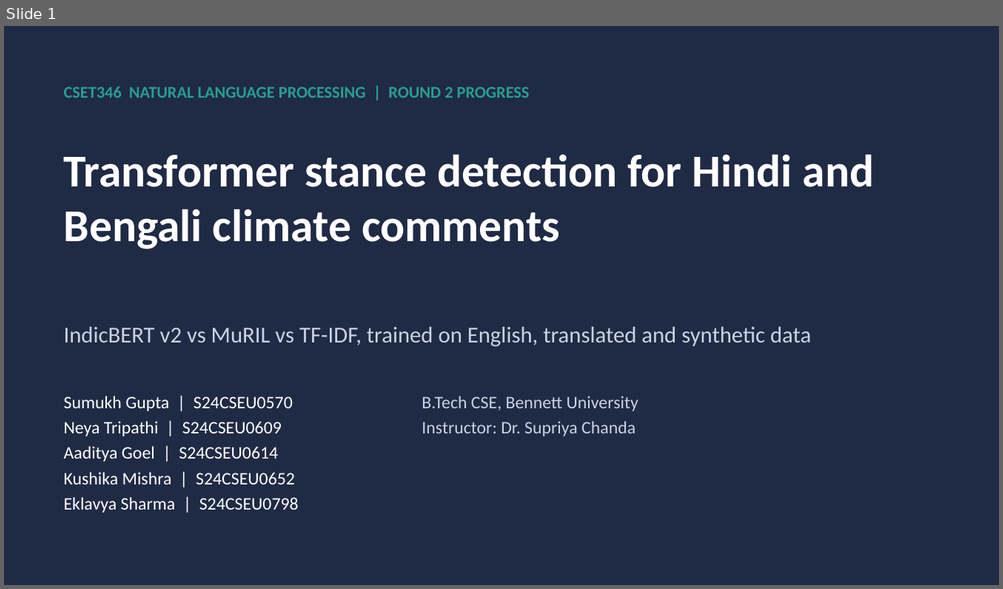
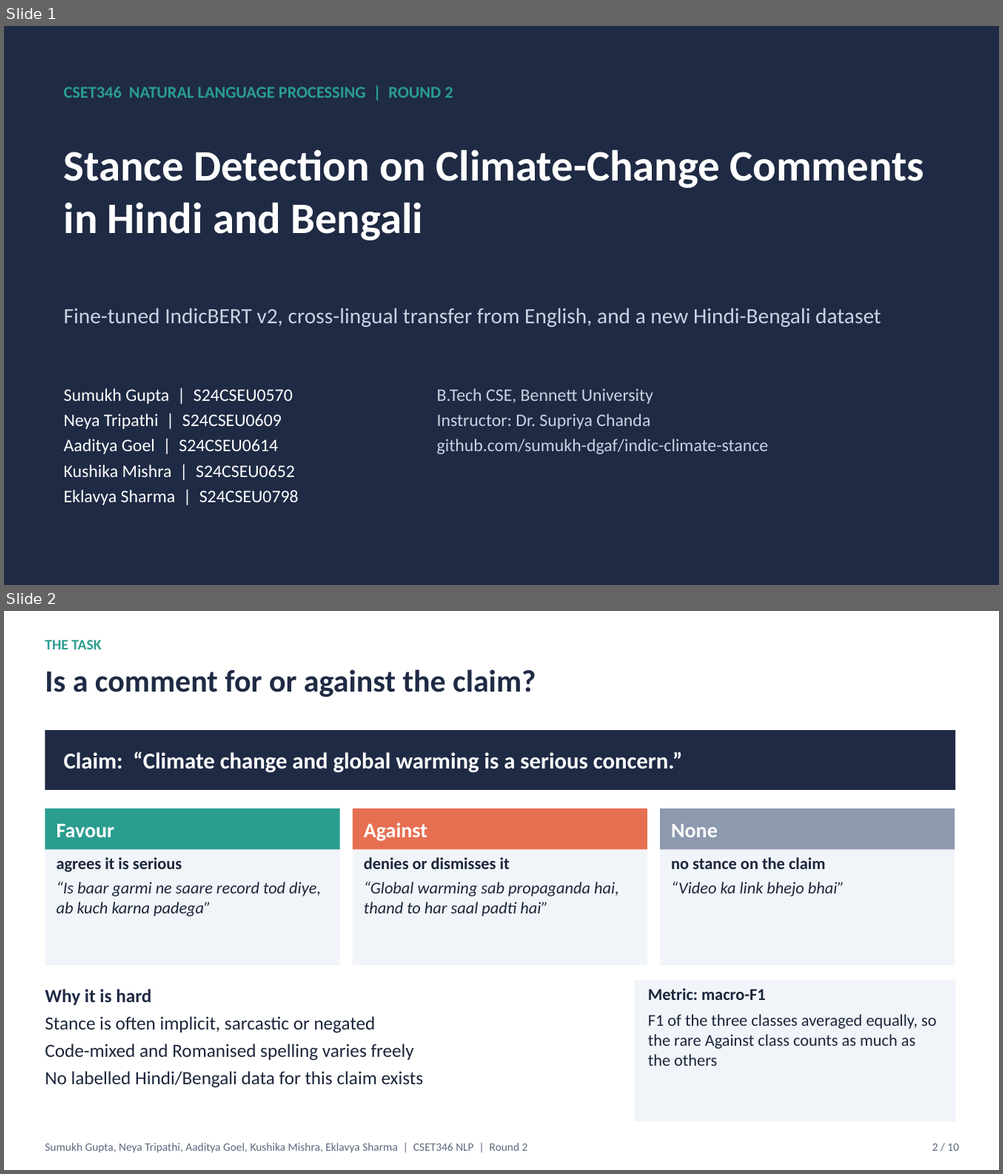
Before and after one commit to sumukh-dgaf/indic-climate-stance, a slide deck: outputs/Round2_Deck.pptx. Shown one above the other, each under a label of ours: slide 1 before the commit, slides 1 and 2 after it. The pictures are 1003x589 and 1003x1174 pixels, drawn with LibreOffice and Linux fonts; fonts in the diff are those of the drawing. Boxes give left, top, right and bottom in pixels: in the first picture for what was removed or moved away, otherwise in the second. Text is boxed around its words. In the diff, an @@ line names an element or a change of style, - is before the commit and + after.

```diff
--- a/outputs/Round2_Deck.pptx
+++ b/outputs/Round2_Deck.pptx
@@ slide 2 added at (x1=4, y1=611, x2=999, y2=1170), background #FFFFFF @@
@@ text added at (x1=45, y1=640, x2=101, y2=649), 14 pt, text #2A9D8F, bold @@
+THE TASK
@@ text added at (x1=45, y1=669, x2=535, y2=697), 30 pt, text #1F2A44, bold @@
+Is a comment for or against the claim?
@@ rectangle added at (x1=45, y1=730, x2=956, y2=790), fill #1F2A44, 22 pt, text #FFFFFF, bold @@
+Claim: “Climate change and global warming is a serious concern.”
@@ rectangle added at (x1=45, y1=809, x2=340, y2=850), fill #2A9D8F, 20 pt, text #FFFFFF, bold @@
+Favour
@@ rectangle added at (x1=353, y1=809, x2=647, y2=850), fill #E76F51, 20 pt, text #FFFFFF, bold @@
+Against
@@ rectangle added at (x1=660, y1=809, x2=955, y2=850), fill #8D99AE, 20 pt, text #FFFFFF, bold @@
+None
@@ rectangle added at (x1=45, y1=850, x2=340, y2=965), fill #F1F4F8, 16 pt, text #1B263B, italic @@
+agrees it is serious
+“Is baar garmi ne saare record tod diye, ab kuch karna padega”
@@ rectangle added at (x1=353, y1=850, x2=647, y2=965), fill #F1F4F8, 16 pt, text #1B263B, italic @@
+denies or dismisses it
+“Global warming sab propaganda hai, thand to har saal padti hai”
@@ rectangle added at (x1=660, y1=850, x2=955, y2=965), fill #F1F4F8, 16 pt, text #1B263B, italic @@
+no stance on the claim
+“Video ka link bhejo bhai”
@@ rectangle added at (x1=634, y1=980, x2=956, y2=1122), fill #F1F4F8, 16 pt, text #1B263B @@
+Metric: macro-F1
+F1 of the three classes averaged equally, so the rare Against class counts as much as the others
@@ text added at (x1=45, y1=989, x2=424, y2=1088), 18 pt, text #1B263B @@
+Why it is hard
+Stance is often implicit, sarcastic or negated
+Code-mixed and Romanised spelling varies freely
+No labelled Hindi/Bengali data for this claim exists
@@ text added at (x1=45, y1=1143, x2=528, y2=1153), 11 pt, text #5C677D @@
+Sumukh Gupta, Neya Tripathi, Aaditya Goel, Kushika Mishra, Eklavya Sharma | CSET346 NLP | Round 2
@@ text added at (x1=932, y1=1144, x2=959, y2=1151), 11 pt, text #5C677D @@
+2 / 10
@@ slide 1 changed as well @@
@@ text at (x1=64, y1=87, x2=452, y2=98): text changed @@
-CSET346 NATURAL LANGUAGE PROCESSING | ROUND 2 PROGRESS
+CSET346 NATURAL LANGUAGE PROCESSING | ROUND 2
@@ text at (x1=64, y1=150, x2=924, y2=241): text changed; size 44 to 42 pt @@
-Transformer stance detection for Hindi and Bengali climate comments
+Stance Detection on Climate-Change Comments in Hindi and Bengali
@@ text at (x1=64, y1=308, x2=881, y2=327): text changed; size 22 to 21 pt @@
-IndicBERT v2 vs MuRIL vs TF-IDF, trained on English, translated and synthetic data
+Fine-tuned IndicBERT v2, cross-lingual transfer from English, and a new Hindi-Bengali dataset
@@ text "Sumukh Gupta | S24CSEU0570" moved from (x1=64, y1=396, x2=299, y2=513) to (x1=64, y1=389, x2=299, y2=506) @@
@@ text "B.Tech CSE, Bennett University" moved from (x1=421, y1=396, x2=638, y2=437) to (x1=437, y1=389, x2=768, y2=454) @@
@@ text at (x1=437, y1=439, x2=768, y2=454): paragraph added @@
+github.com/sumukh-dgaf/indic-climate-stance
```
Also in this commit, not shown: 6 other slides changed, 2 other slides added, 2 slides removed, 2 other files.
